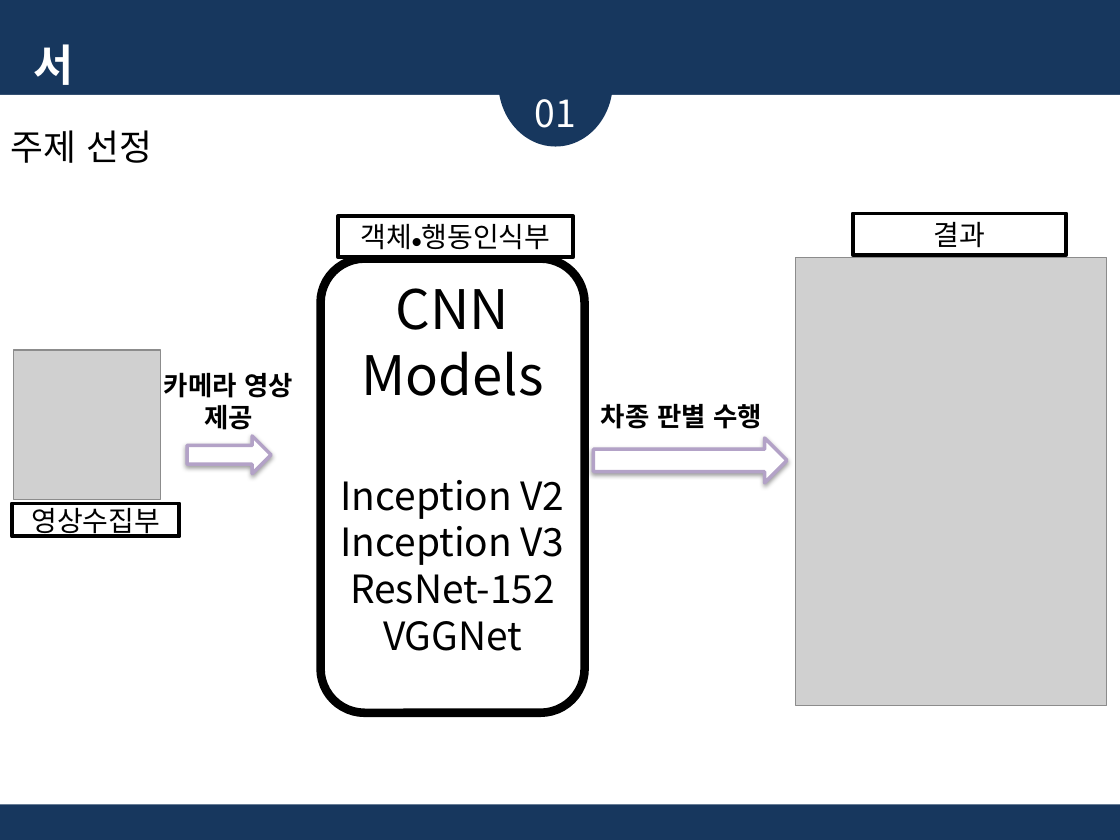
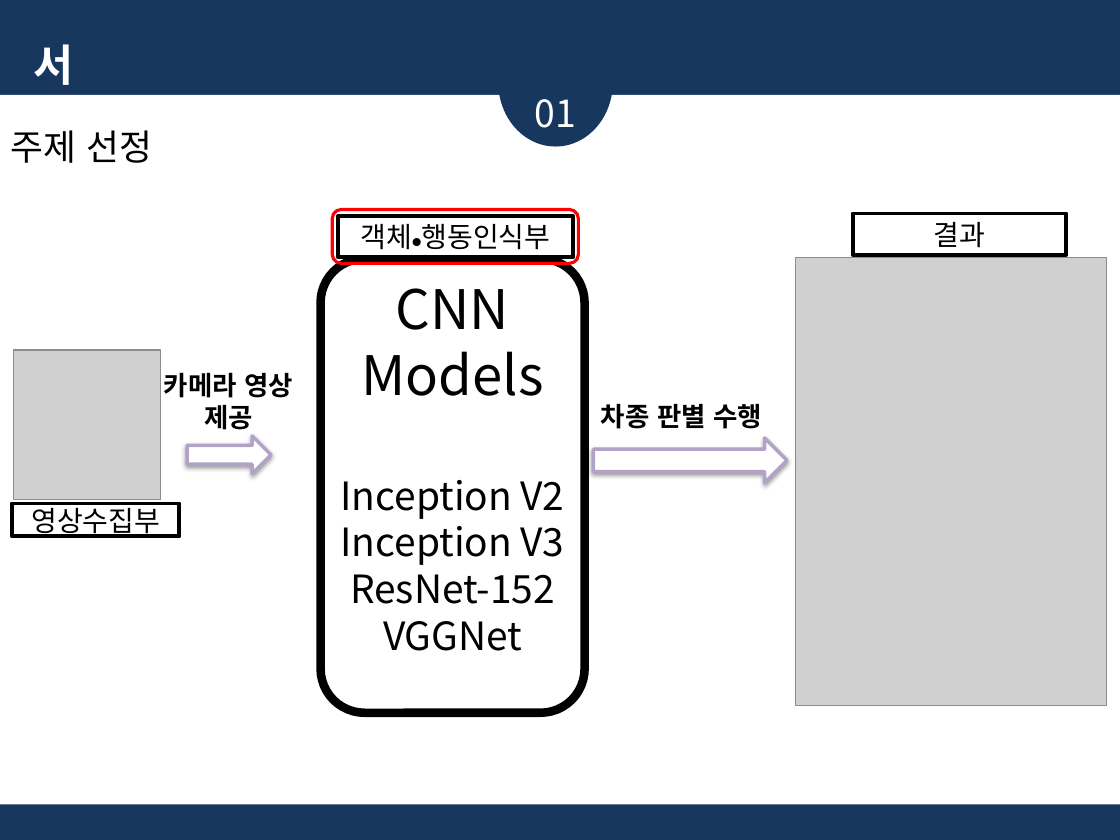
Before and after one commit to glad1470/2019_research, a slide deck: slide 3 of Doc/최종 결과 발표_09.06.25/최종발표_임광효_190625.pptx. Drawn at 1120x840 pixels with LibreOffice and Linux fonts; fonts in the diff are those of the drawing; grey boxes stand for pictures. Boxes give left, top, right and bottom in pixels: in the first picture for what was removed or moved away, otherwise in the second. Text is boxed around its words. In the diff, an @@ line names an element or a change of style, - is before the commit and + after.

```diff
--- a/Doc/최종 결과 발표_09.06.25/최종발표_임광효_190625.pptx
+++ b/Doc/최종 결과 발표_09.06.25/최종발표_임광효_190625.pptx
@@ rounded rectangle added at (333,209,579,263), outline #FF0000 2 pt @@
```
Also in this commit, not shown: 2 other slides changed, 1 slide added, 1 slide removed, 1 other file.
